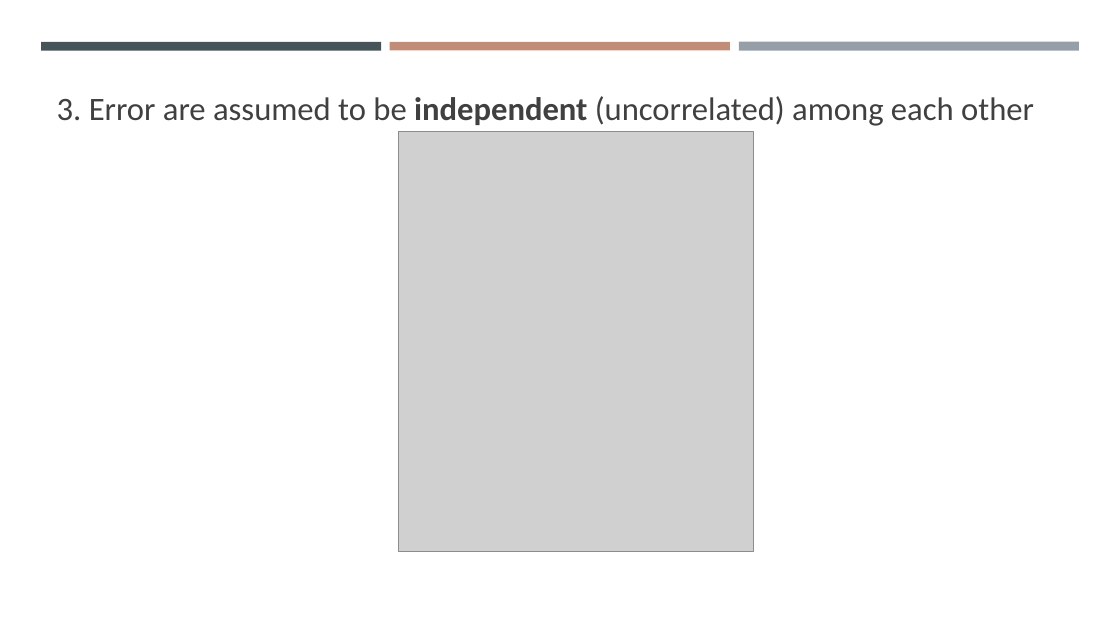
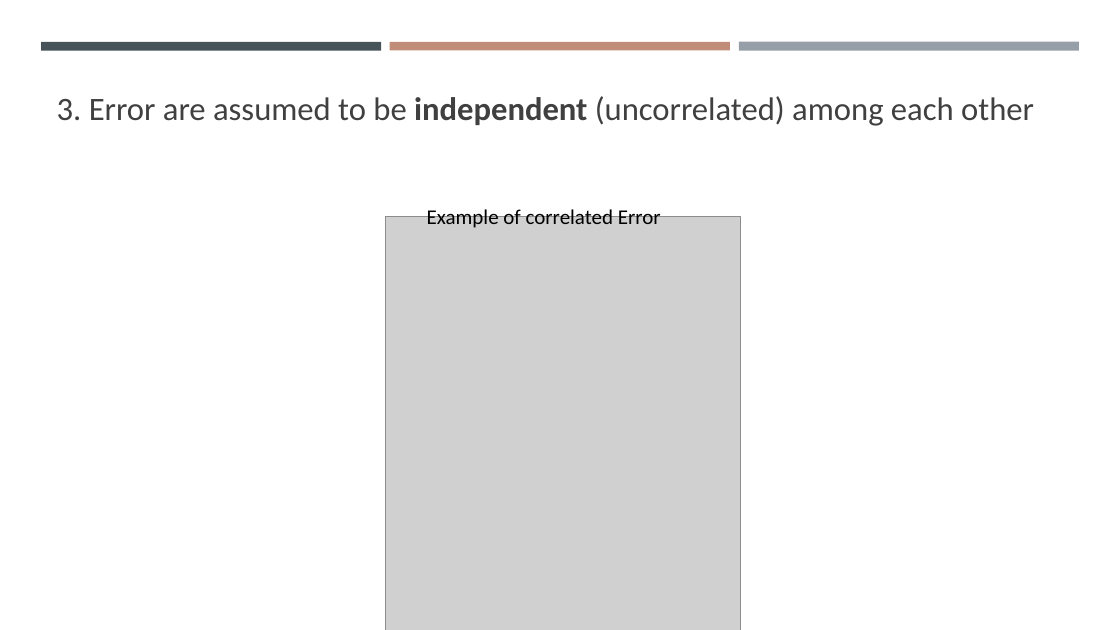
Before and after one commit to gisynw/geog-247, a slide deck: slide 30 of docs/Lectures/Week04/Week04_BivariateRegression.pptx (slide 29 before the commit). Drawn at 1120x630 pixels with LibreOffice and Linux fonts; fonts in the diff are those of the drawing; grey boxes stand for pictures. Boxes give left, top, right and bottom in pixels: in the first picture for what was removed or moved away, otherwise in the second. Text is boxed around its words. In the diff, an @@ line names an element or a change of style, - is before the commit and + after.

```diff
--- a/docs/Lectures/Week04/Week04_BivariateRegression.pptx
+++ b/docs/Lectures/Week04/Week04_BivariateRegression.pptx
@@ text added at bbox=[427, 207, 661, 228], 18 pt, text #000000 @@
+Example of correlated Error
@@ picture: place and size @@
-picture at bbox=[399, 132, 754, 552]
+picture at bbox=[386, 217, 740, 630]
```
Also in this commit, not shown: 6 other slides changed, 4 slides added, 9 slides removed, 10 other files.
